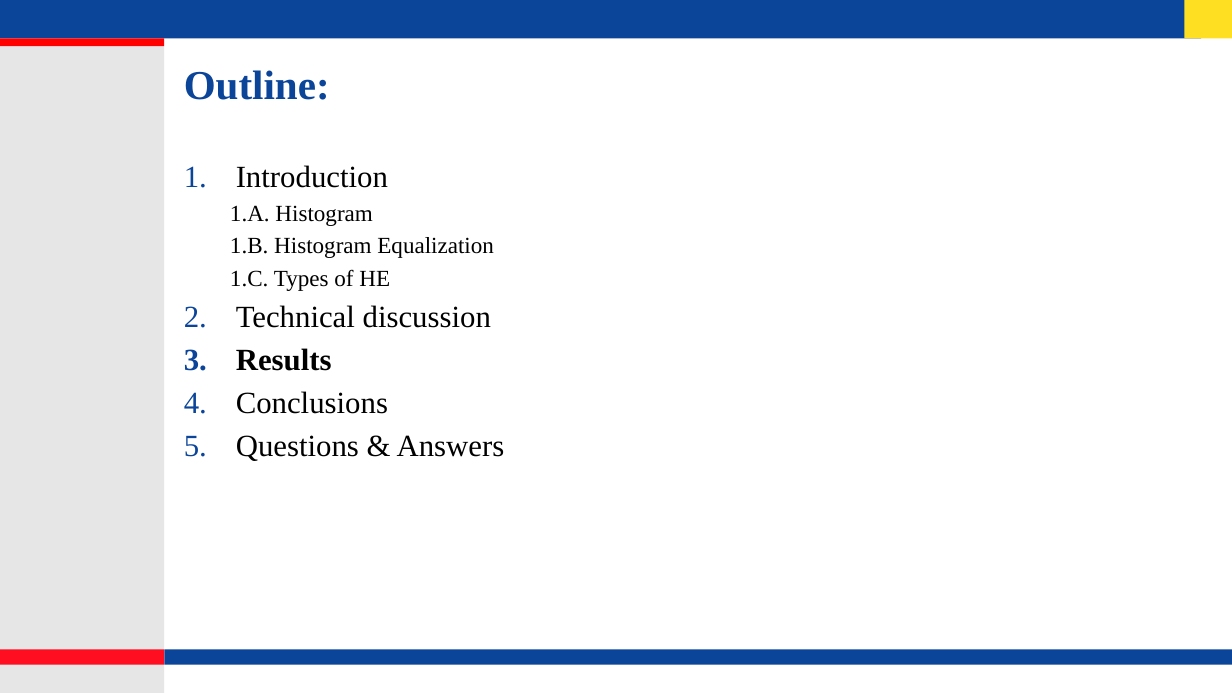
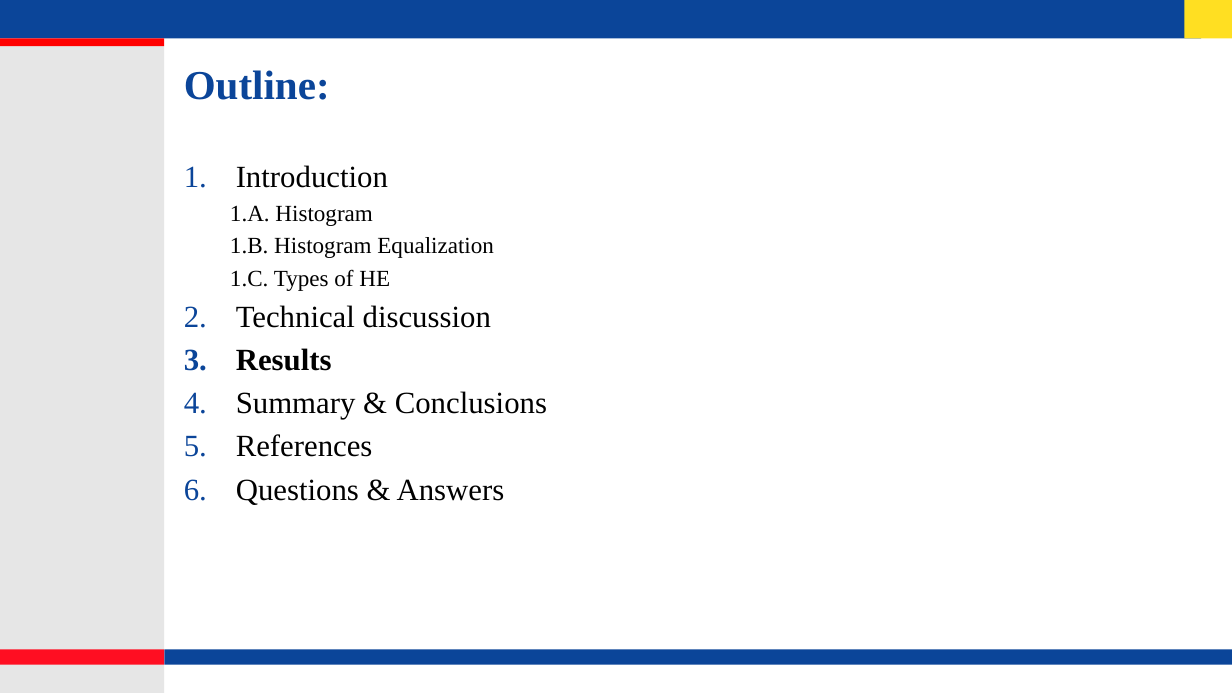
Before and after one commit to lohith921/DIP, a slide deck: slide 10 of Project/Presentation.pptx. Drawn at 1232x693 pixels with LibreOffice and Linux fonts; fonts in the diff are those of the drawing; background and template pictures are left out. Boxes give left, top, right and bottom in pixels: in the first picture for what was removed or moved away, otherwise in the second. Text is boxed around its words. In the diff, an @@ line names an element or a change of style, - is before the commit and + after.

Commit message:
References are added

```diff
--- a/Project/Presentation.pptx
+++ b/Project/Presentation.pptx
@@ text at (236,391,547,457): text changed @@
-4. Conclusions
+4. Summary & Conclusions
+5. References
```
Also in this commit, not shown: 3 other slides changed, 3 slides added.
